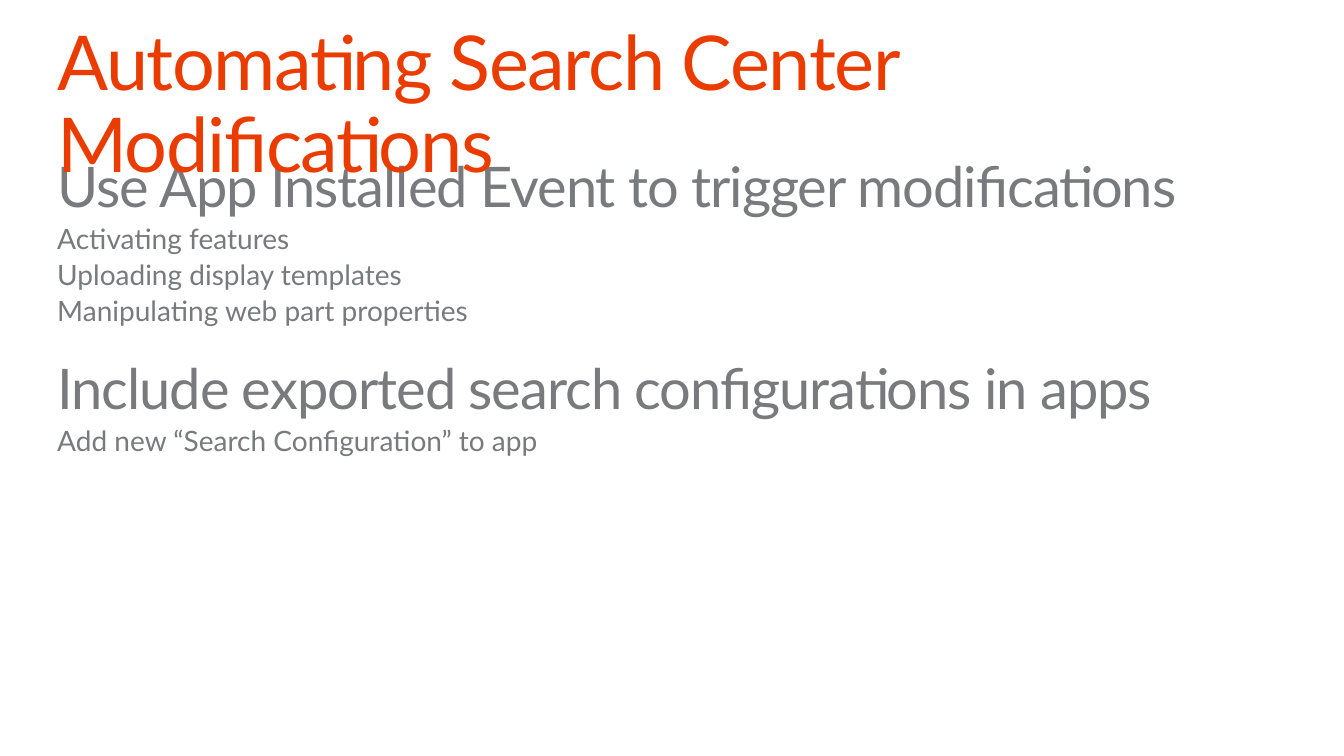
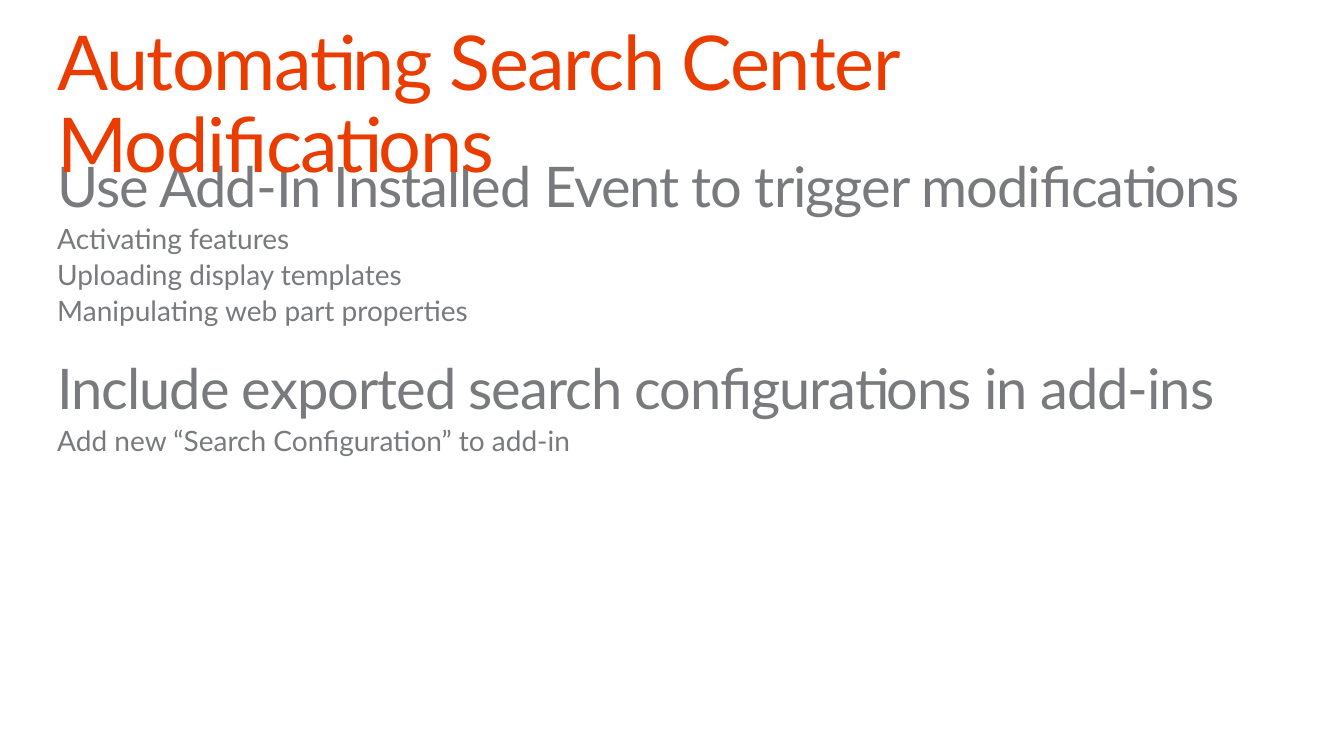
Before and after one commit to OfficeDev/TrainingContent, a slide deck: slide 22 of O3658/09 Using Search Capabilities with app model/9_Search.pptx. Drawn at 1344x756 pixels with LibreOffice and Linux fonts; fonts in the diff are those of the drawing; background and template pictures are left out. Boxes give left, top, right and bottom in pixels: in the first picture for what was removed or moved away, otherwise in the second. Text is boxed around its words. In the diff, an @@ line names an element or a change of style, - is before the commit and + after.

```diff
--- a/O3658/09 Using Search Capabilities with app model/9_Search.pptx
+++ b/O3658/09 Using Search Capabilities with app model/9_Search.pptx
@@ text at [57,159,1241,217]: text changed @@
-Use App Installed Event to trigger modifications
+Use Add-In Installed Event to trigger modifications
@@ text at [57,368,1214,456]: text changed @@
-Include exported search configurations in apps
-  Add new “Search Configuration” to app
+Include exported search configurations in add-ins
+  Add new “Search Configuration” to add-in
```
Also in this commit, not shown: 9 other slides changed, 1 slide added, 1 slide removed, 6 other files.
